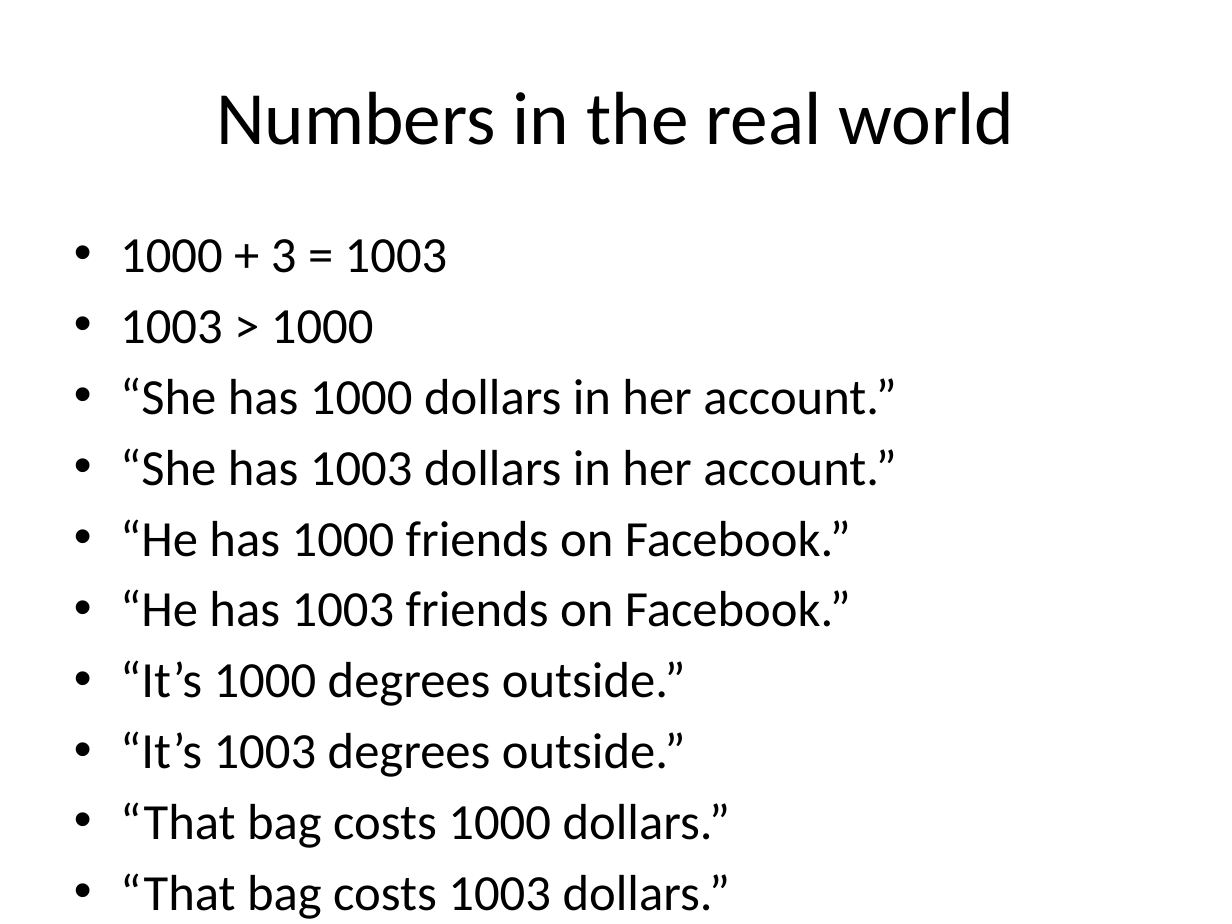
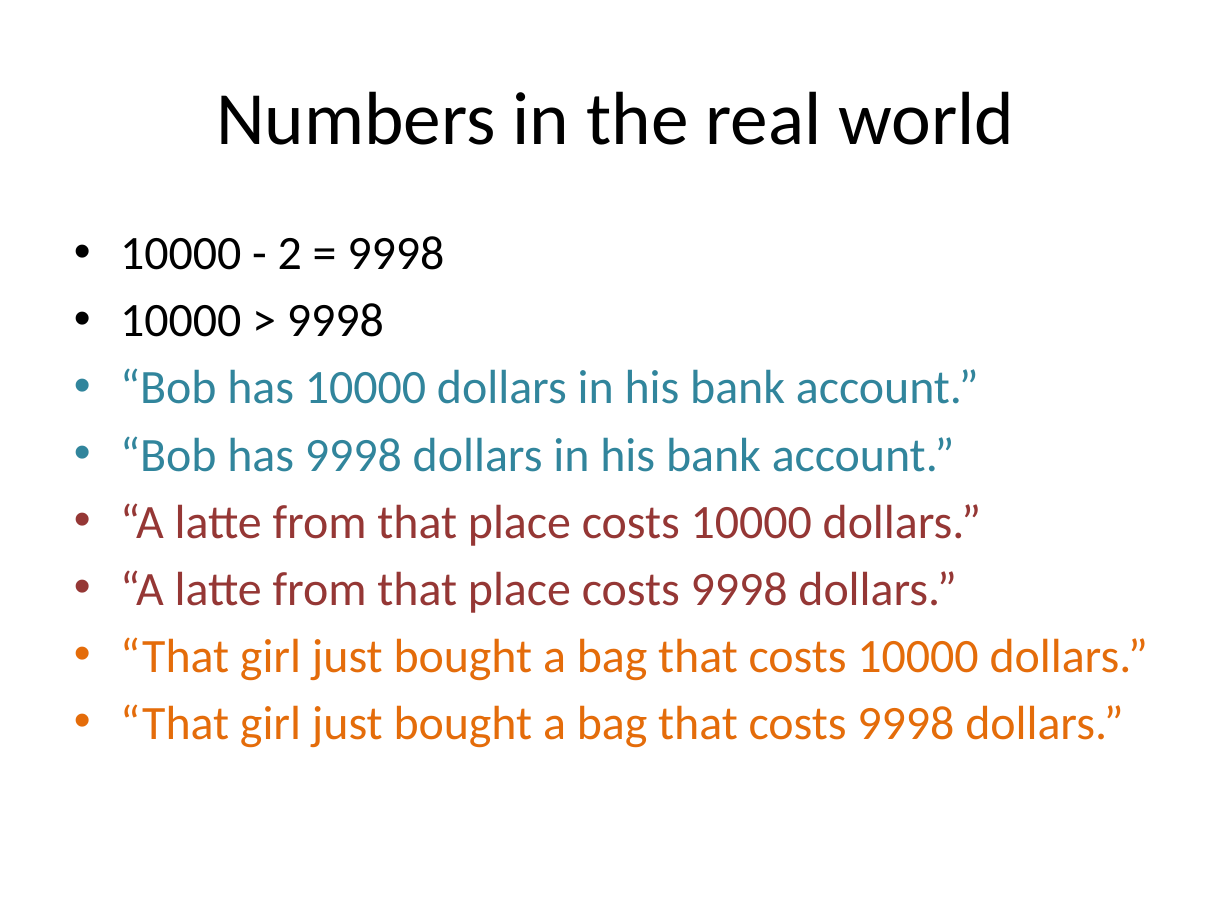
Before and after one commit to jeaneis/hyperbole, a slide deck: slide 2 of talks/cocolab_meeting_05212013/cocolab_meeting_05212013.pptx. Drawn at 1232x924 pixels with LibreOffice and Linux fonts; fonts in the diff are those of the drawing. Boxes give left, top, right and bottom in pixels: in the first picture for what was removed or moved away, otherwise in the second. Text is boxed around its words. In the diff, an @@ line names an element or a change of style, - is before the commit and + after.

```diff
--- a/talks/cocolab_meeting_05212013/cocolab_meeting_05212013.pptx
+++ b/talks/cocolab_meeting_05212013/cocolab_meeting_05212013.pptx
@@ text at [120,236,1148,748]: text changed; size 29.6 to 28 pt; text colour #000000 to #E46C0A @@
-• 1000 + 3 = 1003
-• 1003 > 1000
-• “She has 1000 dollars in her account.”
-• “She has 1003 dollars in her account.”
-• “He has 1000 friends on Facebook.”
-• “He has 1003 friends on Facebook.”
-• “It’s 1000 degrees outside.”
-• “It’s 1003 degrees outside.”
-• “That bag costs 1000 dollars.”
-• “That bag costs 1003 dollars.”
+• 10000 - 2 = 9998
+• 10000 > 9998
+• “Bob has 10000 dollars in his bank account.”
+• “Bob has 9998 dollars in his bank account.”
+• “A latte from that place costs 10000 dollars.”
+• “A latte from that place costs 9998 dollars.”
+• “That girl just bought a bag that costs 10000 dollars.”
+• “That girl just bought a bag that costs 9998 dollars.”
```
Also in this commit, not shown: 3 other slides changed, 27 slides added, 21 other files.
